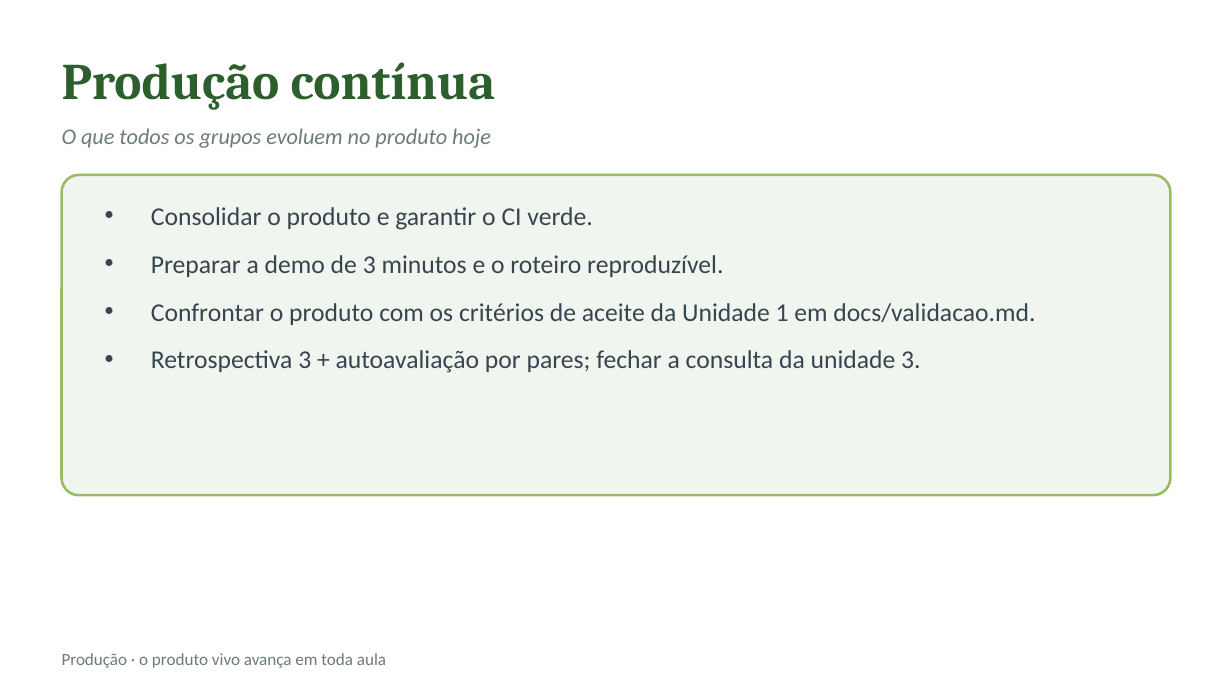
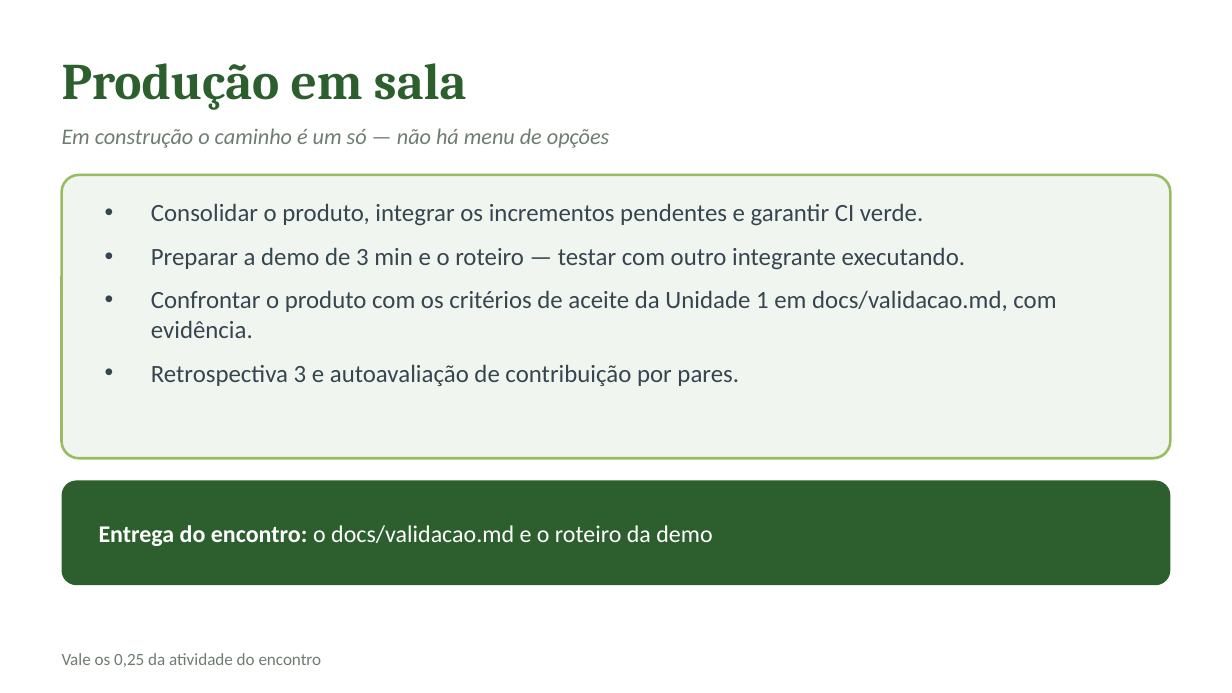
Before and after one commit to CatolicaSC-EngSoft/g1126-analise-projeto-desenvolvimento-agil-alunos, a slide deck: slide 14 of slides/aula-14-integracao-validacao.pptx. Drawn at 1232x693 pixels with LibreOffice and Linux fonts; fonts in the diff are those of the drawing. Boxes give left, top, right and bottom in pixels: in the first picture for what was removed or moved away, otherwise in the second. Text is boxed around its words. In the diff, an @@ line names an element or a change of style, - is before the commit and + after.

Commit message:
Unidade 3: produção em sala sem menu; modelos de docs do Trabalho 3

```diff
--- a/slides/aula-14-integracao-validacao.pptx
+++ b/slides/aula-14-integracao-validacao.pptx
@@ text at (62, 63, 467, 110): text changed @@
-Produção contínua
+Produção em sala
@@ text at (62, 128, 609, 148): text changed @@
-O que todos os grupos evoluem no produto hoje
+Em construção o caminho é um só — não há menu de opções
@@ rounded rectangle: place and size @@
-rounded rectangle at (62, 175, 1170, 495)
+rounded rectangle at (62, 175, 1170, 458)
@@ rounded rectangle at (62, 175, 1170, 458): proportions changed @@
@@ text at (151, 203, 1056, 386): text changed; size 15 to 14.5 pt @@
-• Consolidar o produto e garantir o CI verde.
-• Preparar a demo de 3 minutos e o roteiro reproduzível.
-• Confrontar o produto com os critérios de aceite da Unidade 1 em docs/validacao.md.
-• Retrospectiva 3 + autoavaliação por pares; fechar a consulta da unidade 3.
+• Consolidar o produto, integrar os incrementos pendentes e garantir CI verde.
+• Preparar a demo de 3 min e o roteiro — testar com outro integrante executando.
+• Confrontar o produto com os critérios de aceite da Unidade 1 em docs/validacao.md, com evidência.
+• Retrospectiva 3 e autoavaliação de contribuição por pares.
@@ rounded rectangle added at (62, 480, 1170, 585), fill #2C5F2D @@
@@ text added at (99, 525, 712, 546), 14 pt, text #FFFFFF @@
+Entrega do encontro: o docs/validacao.md e o roteiro da demo
@@ text at (62, 653, 322, 667): text changed @@
-Produção · o produto vivo avança em toda aula
+Vale os 0,25 da atividade do encontro
```
Also in this commit, not shown: 1 slide removed, 12 other files.
